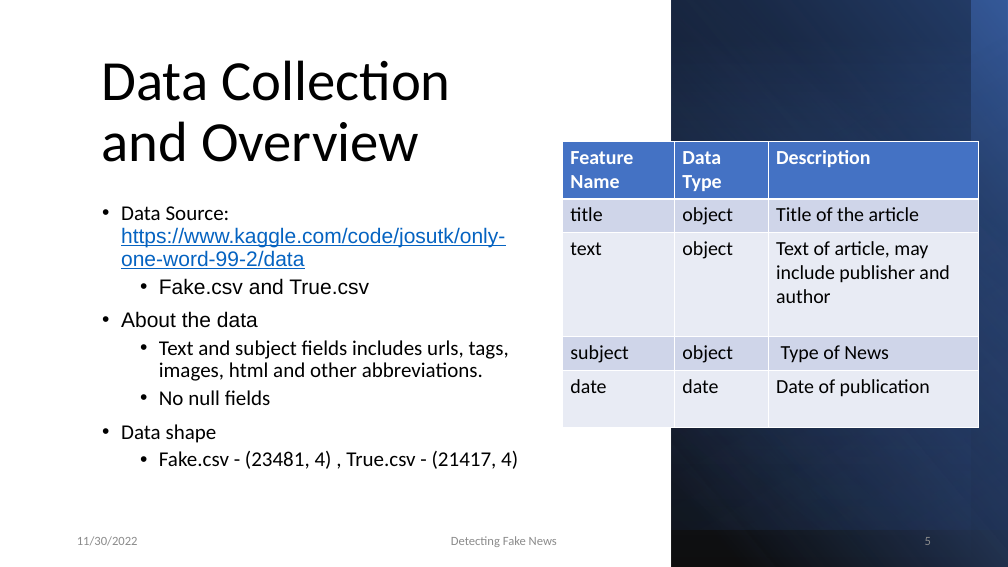
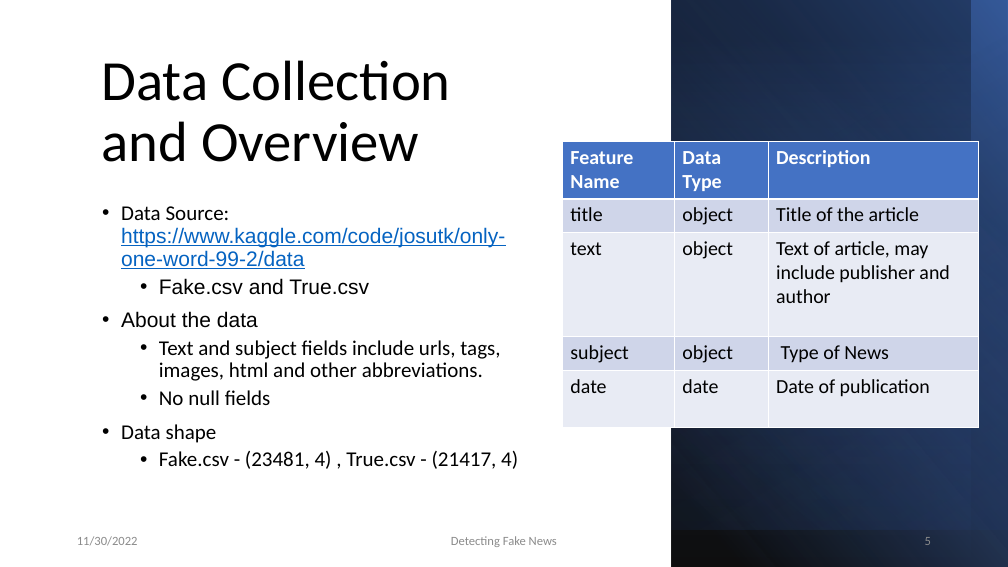
Before and after one commit to blasher565/dm_cs522, a slide deck: slide 5 of final project/Powerpoint/lash_final_fakenews.pptx. Drawn at 1008x567 pixels with LibreOffice and Linux fonts; fonts in the diff are those of the drawing. Boxes give left, top, right and bottom in pixels: in the first picture for what was removed or moved away, otherwise in the second. Text is boxed around its words. In the diff, an @@ line names an element or a change of style, - is before the commit and + after.

Commit message:
Update
Update text

```diff
--- a/final project/Powerpoint/lash_final_fakenews.pptx
+++ b/final project/Powerpoint/lash_final_fakenews.pptx
@@ text at bbox=[159, 340, 500, 381]: text changed @@
-  • Text and subject fields includes urls, tags, images, html and other abbreviations.
+  • Text and subject fields include urls, tags, images, html and other abbreviations.
```
Also in this commit, not shown: 1 other slide changed, 1 other file.
